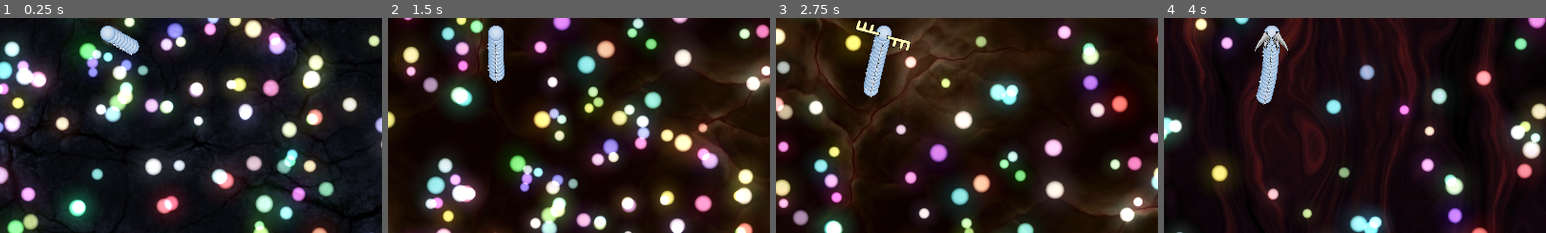
Above: before the commit, frames 1-4 (left to right).
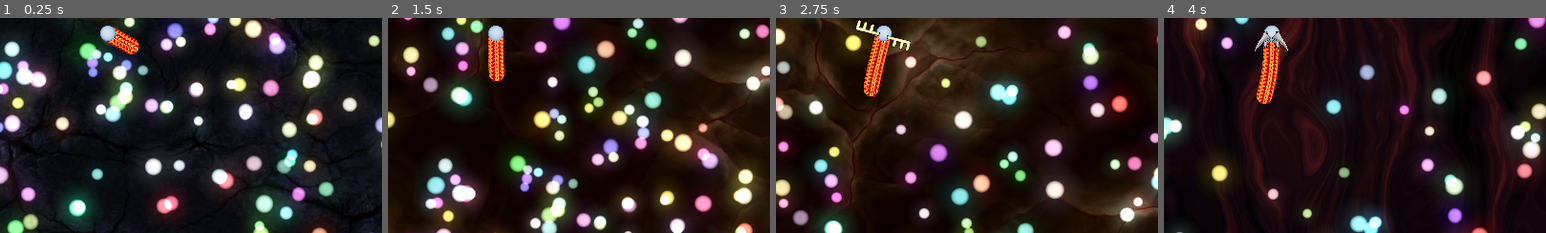
Above: after the commit, the same moments.

Repository: PostPollux/wriggly-worms
Game: Godot game, scene res://game.tscn
Same seed, same stepped clock (60 frames per second), same inputs: the game is played once before the commit and once after it. The engine's default icon, where the game draws it, is replaced by a stand-in: a white triangle on a blue panel in a dark square.
Inputs:
- Up to frame 1 (0.25 s): no input
- Up to frame 2 (1.5 s): click "next bg" at 0.5 s; click "next bg" at 1.25 s
- Up to frame 3 (2.75 s): click "next head deco" at 2 s
- Up to frame 4 (4 s): click "next head deco" at 2.75 s; click "next bg" at 3.5 s
The pictures show only the part of the screen within x 36-86%, y 46-96%; the shares and areas given below are measured in that part.

The runs differ from the first frame. In frame 1, 0.6% of the frame differs, in the area x 28-37%, y 4-18%; in frame 2, 0.8%; in frame 3, 1.1%; in frame 4, 1.2%, in the area x 23-31%, y 10-41%.

Commit message:
add more segment decorations

Diff:
--- a/Worms/Segment.tscn
+++ b/Worms/Segment.tscn
@@ -1,8 +1,8 @@
 [gd_scene load_steps=5 format=2]
 
-[ext_resource path="res://Worms/SegmentTextures/segment_light_blue_256.png" type="Texture" id=1]
+[ext_resource path="res://Worms/SegmentTextures/segment_orange_256.png" type="Texture" id=1]
 [ext_resource path="res://Worms/Segment.gd" type="Script" id=2]
-[ext_resource path="res://Worms/SegmentDecorations/segment_small_horns2_256.png" type="Texture" id=3]
+[ext_resource path="res://Worms/SegmentDecorations/segment_knobs_256.png" type="Texture" id=3]
 
 [sub_resource type="CircleShape2D" id=1]
 radius = 130.976
@@ -23,6 +23,7 @@
 [node name="CollisionShape2D" type="CollisionShape2D" parent="Sprite/Area2D"]
 shape = SubResource( 1 )
 
-[node name="Sprite" type="Sprite" parent="Sprite"]
+[node name="Decoration" type="Sprite" parent="Sprite"]
+modulate = Color( 1, 0.0117647, 0.0117647, 1 )
 scale = Vector2( 1.25311, 1.25311 )
 texture = ExtResource( 3 )
Binary file added: Worms/SegmentDecorations/segment_circles_256.png
Not shown, added: Worms/SegmentDecorations/segment_circles_256.png.import
Binary file added: Worms/SegmentDecorations/segment_crystals_256.png
Not shown, added: Worms/SegmentDecorations/segment_crystals_256.png.import
Binary file changed: Worms/SegmentDecorations/segment_hair_256.png
Binary file added: Worms/SegmentDecorations/segment_horns2_256.png
Not shown, changed: Worms/SegmentDecorations/segment_horns2_256.png.import
Renamed: Worms/SegmentDecorations/segment_small_horns_256.png -> Worms/SegmentDecorations/segment_horns_256.png
Not shown, added: Worms/SegmentDecorations/segment_horns_256.png.import
Binary file added: Worms/SegmentDecorations/segment_knobs_256.png
Not shown, added: Worms/SegmentDecorations/segment_knobs_256.png.import
Binary file removed: Worms/SegmentDecorations/segment_small_horns2_256.png
(and 8 more such lines)
